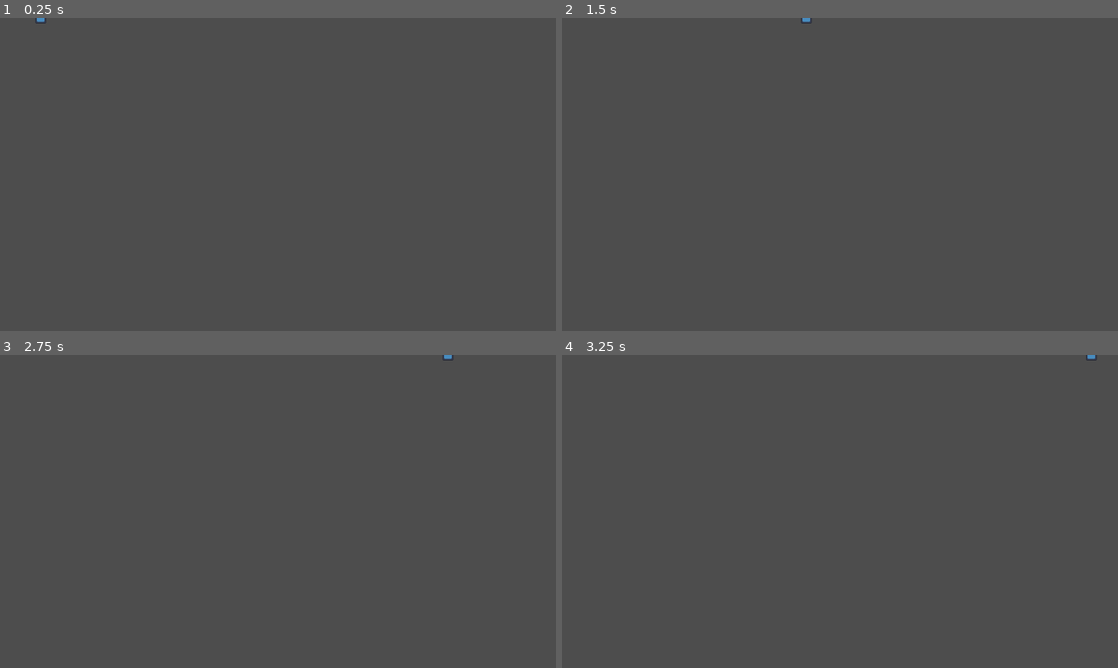
Above: before the commit, frames 1-4 (two rows, left to right).
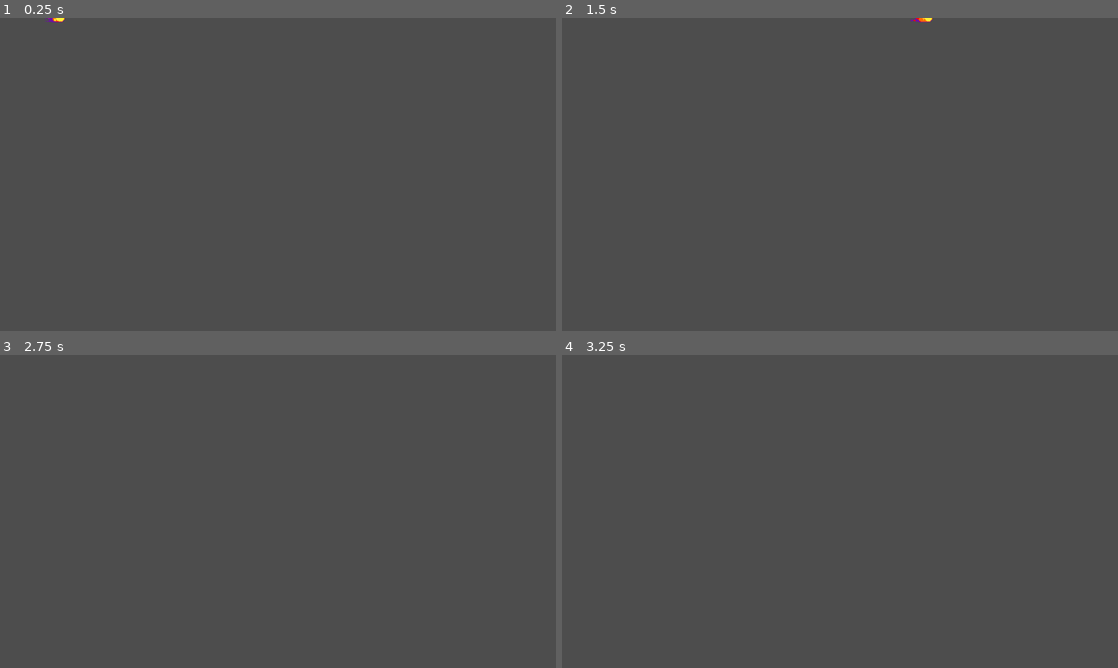
Above: after the commit, the same moments.

Repository: Imahilus/ArcanePong
Game: Godot game, scene res://Scenes/Projectiles/ProjectileFireball.tscn
The game is run twice, just before and just after one commit, with the same random seed, the same clock (stepped at 60 frames per second) and the same inputs. This scene is started directly instead of the project's main scene. The engine's default icon, where the game draws it, is replaced by a stand-in: a white triangle on a blue panel in a dark square.
Inputs:
- Up to frame 1 (0.25 s): no input
- Up to frame 2 (1.5 s): tap Enter at 0.5 s; tap Space at 1.25 s
- Up to frame 3 (2.75 s): tap Enter at 2 s
- Up to frame 4 (3.25 s): tap Space at 2.75 s

The runs differ from the first frame. In frame 1, less than 0.1% of the frame differs, in the area x 6-12%, y 0-2%; in frame 2, less than 0.1%, in the area x 43-67%, y 0-2%; in frame 3, less than 0.1%; in frame 4, less than 0.1%.

Commit message:
Added fireball sprite

Diff:
--- a/Scenes/Projectiles/ProjectileFireball.gd
+++ b/Scenes/Projectiles/ProjectileFireball.gd
@@ -2,7 +2,7 @@
 
 
 const PROJECTILE_FIREBALL_EXPLOSION:PackedScene = preload("res://Scenes/Projectiles/ProjectileFireballExplosion.tscn")
-const SPEED = 300.0
+const SPEED = 450.0
 
 
 var angle:float = 0
@@ -17,6 +17,7 @@
 
 func _physics_process(delta):
 	velocity = (_velocity + $PhysicsModifications.on_physics_process(delta)) * delta
+	rotation = velocity.angle()
 	var collision:KinematicCollision2D = move_and_collide(velocity)
 	if(collision != null):
 		_explode()
@@ -25,7 +26,7 @@
 		if(bounces < 0):
 			collision_layer = 0
 			collision_mask = 0
-			$TextureRect.hide()
+			$AnimatedSprite2D.hide()
 			_velocity = Vector2.ZERO
 		else:
 			_velocity = velocity.bounce(collision.get_normal()).normalized() * SPEED
--- a/Scenes/Projectiles/ProjectileFireball.tscn
+++ b/Scenes/Projectiles/ProjectileFireball.tscn
@@ -1,10 +1,75 @@
-[gd_scene load_steps=14 format=3 uid="uid://b0bq51co1a73l"]
+[gd_scene load_steps=23 format=3 uid="uid://b0bq51co1a73l"]
 
 [ext_resource type="Script" path="res://Scenes/Projectiles/ProjectileFireball.gd" id="1_u4v3i"]
-[ext_resource type="Texture2D" uid="uid://brlps1b7y47en" path="res://icon.svg" id="2_260cy"]
+[ext_resource type="Texture2D" uid="uid://dbps8uuwxel8r" path="res://Resources/Sprites/fireball.png" id="2_eufoa"]
 [ext_resource type="Script" path="res://Scripts/PhysicsModifications.gd" id="3_7ryop"]
 
+[sub_resource type="AtlasTexture" id="AtlasTexture_3swc0"]
+atlas = ExtResource("2_eufoa")
+region = Rect2(0, 0, 44, 32)
+
+[sub_resource type="AtlasTexture" id="AtlasTexture_k3wo7"]
+atlas = ExtResource("2_eufoa")
+region = Rect2(44, 0, 44, 32)
+
+[sub_resource type="AtlasTexture" id="AtlasTexture_suupw"]
+atlas = ExtResource("2_eufoa")
+region = Rect2(88, 0, 44, 32)
+
+[sub_resource type="AtlasTexture" id="AtlasTexture_qhxy1"]
+atlas = ExtResource("2_eufoa")
+region = Rect2(132, 0, 44, 32)
+
+[sub_resource type="AtlasTexture" id="AtlasTexture_jlq4h"]
+atlas = ExtResource("2_eufoa")
+region = Rect2(176, 0, 44, 32)
+
+[sub_resource type="AtlasTexture" id="AtlasTexture_q3hb3"]
+atlas = ExtResource("2_eufoa")
+region = Rect2(220, 0, 44, 32)
+
+[sub_resource type="AtlasTexture" id="AtlasTexture_3edju"]
+atlas = ExtResource("2_eufoa")
+region = Rect2(264, 0, 44, 32)
+
+[sub_resource type="AtlasTexture" id="AtlasTexture_dafxa"]
+atlas = ExtResource("2_eufoa")
+region = Rect2(308, 0, 44, 32)
+
+[sub_resource type="SpriteFrames" id="SpriteFrames_f6y7m"]
+animations = [{
+"frames": [{
+"duration": 1.0,
+"texture": SubResource("AtlasTexture_3swc0")
+}, {
+"duration": 1.0,
+"texture": SubResource("AtlasTexture_k3wo7")
+}, {
+"duration": 1.0,
+"texture": SubResource("AtlasTexture_suupw")
+}, {
+"duration": 1.0,
+"texture": SubResource("AtlasTexture_qhxy1")
+}, {
+"duration": 1.0,
+"texture": SubResource("AtlasTexture_jlq4h")
+}, {
+"duration": 1.0,
+"texture": SubResource("AtlasTexture_q3hb3")
+}, {
+"duration": 1.0,
+"texture": SubResource("AtlasTexture_3edju")
+}, {
+"duration": 1.0,
+"texture": SubResource("AtlasTexture_dafxa")
+}],
+"loop": true,
+"name": &"default",
+"speed": 15.0
+}]
+
 [sub_resource type="CircleShape2D" id="CircleShape2D_1ft0j"]
+radius = 8.0
 
 [sub_resource type="Curve" id="Curve_3rxv6"]
 _data = [Vector2(0, 1), 0.0, 1.4, 0, 0, Vector2(0.773333, 0.384615), 0.0, 0.0, 0, 0, Vector2(1, 0), 0.0, 0.0, 0, 0]
@@ -62,13 +127,11 @@
 motion_mode = 1
 script = ExtResource("1_u4v3i")
 
-[node name="TextureRect" type="TextureRect" parent="."]
-offset_left = -10.0
-offset_top = -10.0
-offset_right = 190.0
-offset_bottom = 190.0
-scale = Vector2(0.1, 0.1)
-texture = ExtResource("2_260cy")
+[node name="AnimatedSprite2D" type="AnimatedSprite2D" parent="."]
+position = Vector2(-14, 0)
+sprite_frames = SubResource("SpriteFrames_f6y7m")
+autoplay = "default"
+frame_progress = 0.58045
 
 [node name="CollisionShape2D" type="CollisionShape2D" parent="."]
 shape = SubResource("CircleShape2D_1ft0j")
Binary file added: Resources/Sprites/fireball.png
Not shown, added: Resources/Sprites/fireball.png.import
